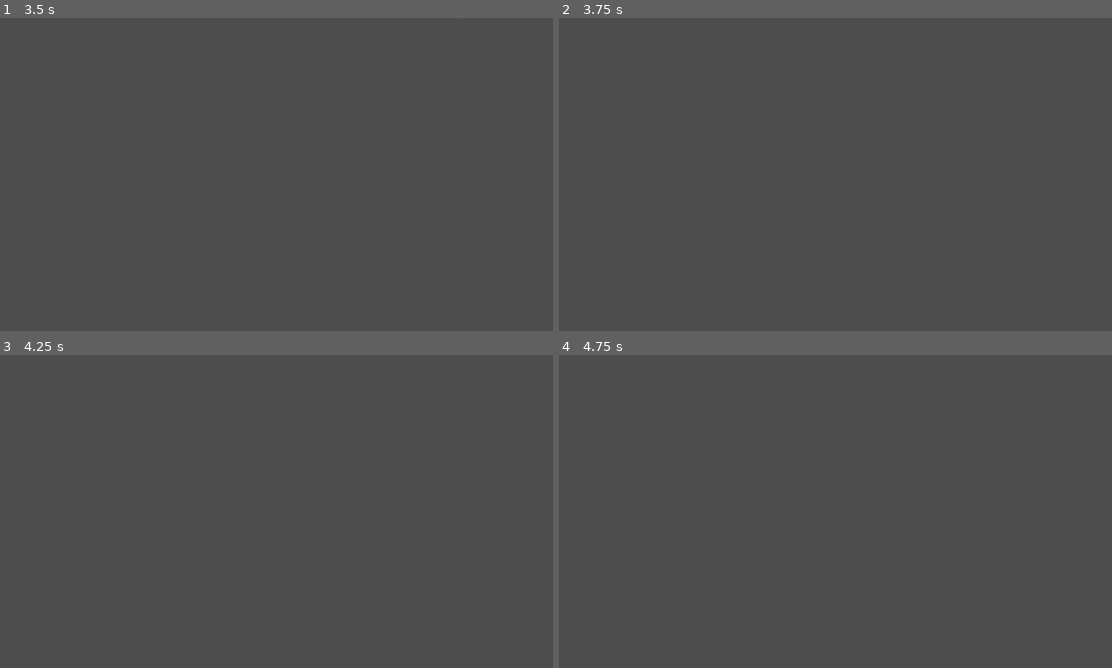
Above: before the commit, frames 1-4 (two rows, left to right).
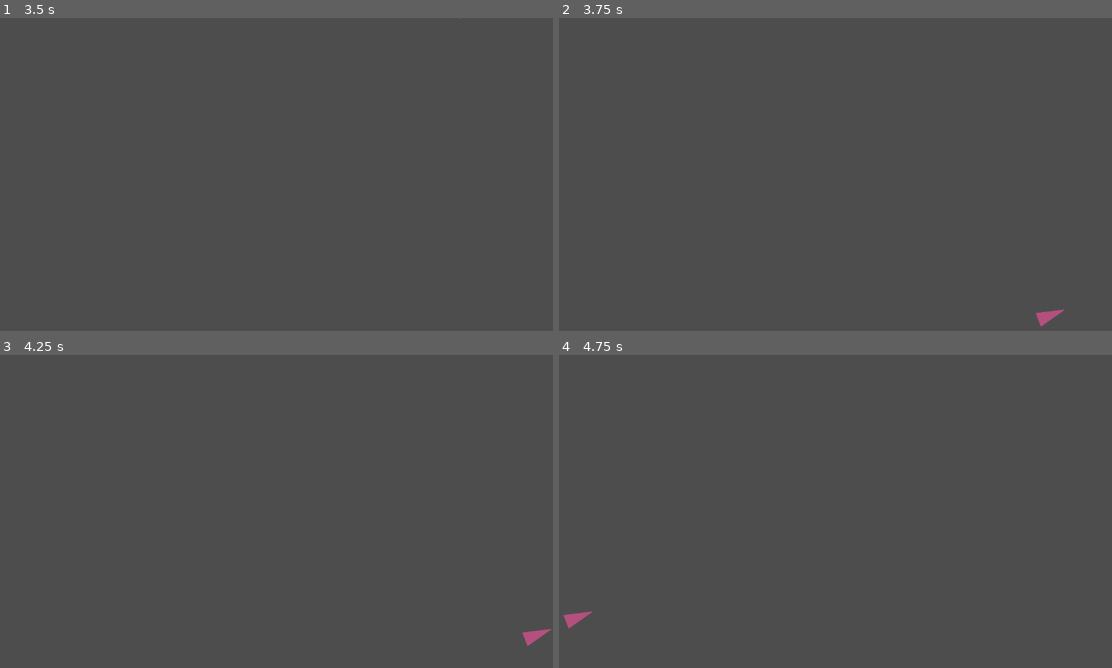
Above: after the commit, the same moments.

Repository: Churn3d/Fun-with-Boid
Game: Godot game, scene res://boid2d_garden.tscn
Same seed, same stepped clock (60 frames per second), same inputs: the game is played once before the commit and once after it.
Inputs (mouse positions are in pixels of both pictures, inside the frame that each line leads up to):
- Up to frame 1 (3.5 s): move the mouse to (392, 161) at 0.52 s; move the mouse to (160, 193) at 1.27 s; move the mouse to (326, 105) at 2.02 s; move the mouse to (243, 240) at 2.77 s
- Up to frame 2 (3.75 s): tap Enter at 3.5 s; move the mouse to (1001, 224) at 3.52 s
- Up to frame 3 (4.25 s): no input
- Up to frame 4 (4.75 s): move the mouse to (658, 464) at 4.27 s

Frame 1 is identical in both runs. In frame 2, 0.1% of the frame differs, in the area x 86-92%, y 93-99%; in frame 3, 0.1%; in frame 4, 0.1%, in the area x 0-7%, y 81-88%.
Error after the commit: Parse Error: Expected expression for variable initial value after "=". (res://boid_2d_garden.gd:17)

Commit message:
begining work on random spawning

Diff:
--- a/boid2d.tscn
+++ b/boid2d.tscn
@@ -16,3 +16,5 @@
 
 [node name="VisibleOnScreenNotifier2D" type="VisibleOnScreenNotifier2D" parent="." unique_id=1293881660]
 rect = Rect2(-40, -21, 75, 44)
+
+[connection signal="screen_exited" from="VisibleOnScreenNotifier2D" to="." method="_on_visible_on_screen_notifier_2d_screen_exited"]
--- a/boid2d_garden.tscn
+++ b/boid2d_garden.tscn
@@ -1,8 +1,10 @@
 [gd_scene format=3 uid="uid://bfuv8hgmn7kui"]
 
+[ext_resource type="Script" uid="uid://by2abnixsd0md" path="res://boid_2d_garden.gd" id="1_gegal"]
 [ext_resource type="PackedScene" uid="uid://bt61t7lmxqdyw" path="res://boid2d.tscn" id="1_lwckt"]
 
 [node name="Node2D" type="Node2D" unique_id=69958280]
+script = ExtResource("1_gegal")
 
 [node name="CharacterBody2D" parent="." unique_id=1798824213 instance=ExtResource("1_lwckt")]
 position = Vector2(329, 228)
--- a/boid_2d.gd
+++ b/boid_2d.gd
@@ -3,6 +3,8 @@
 
 @export var speed = 200.0
 @export var rotation_speed = 1.5
+
+@onready var view_size = get_viewport_rect().size
 
 var rotation_direction = 0
 
@@ -13,3 +15,8 @@
 	get_bearing()
 	rotation += rotation_direction * rotation_speed * delta
 	move_and_slide()
+
+
+func _on_visible_on_screen_notifier_2d_screen_exited() -> void:
+	position.x = wrapf(position.x, 0, view_size.x)
+	position.y = wrapf(position.y, 0, view_size.y)
--- /dev/null
+++ b/boid_2d_garden.gd
@@ -0,0 +1,17 @@
+extends Node2D
+
+var target = position
+
+# Called when the node enters the scene tree for the first time.
+func _ready() -> void:
+	pass # Replace with function body.
+
+
+# Called every frame. 'delta' is the elapsed time since the previous frame.
+func _process(delta: float) -> void:
+	pass
+
+func _input(event):
+	if event.is_action_pressed(&"click"):
+		target = get_global_mouse_position()
+		var boid =
Not shown, added: boid_2d_garden.gd.uid
